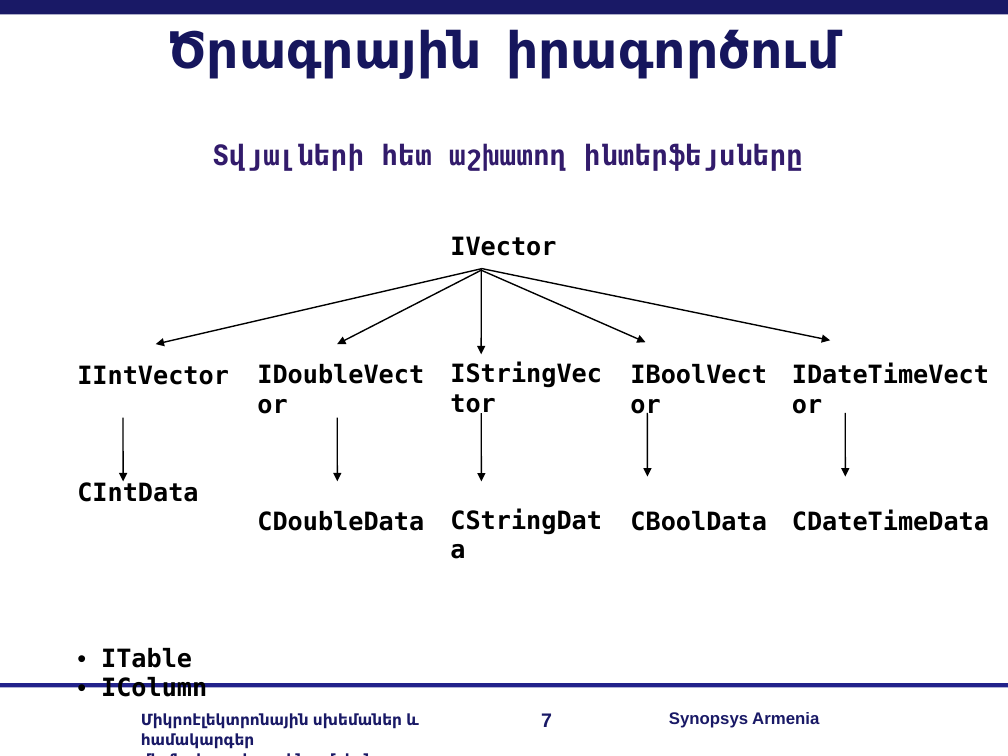
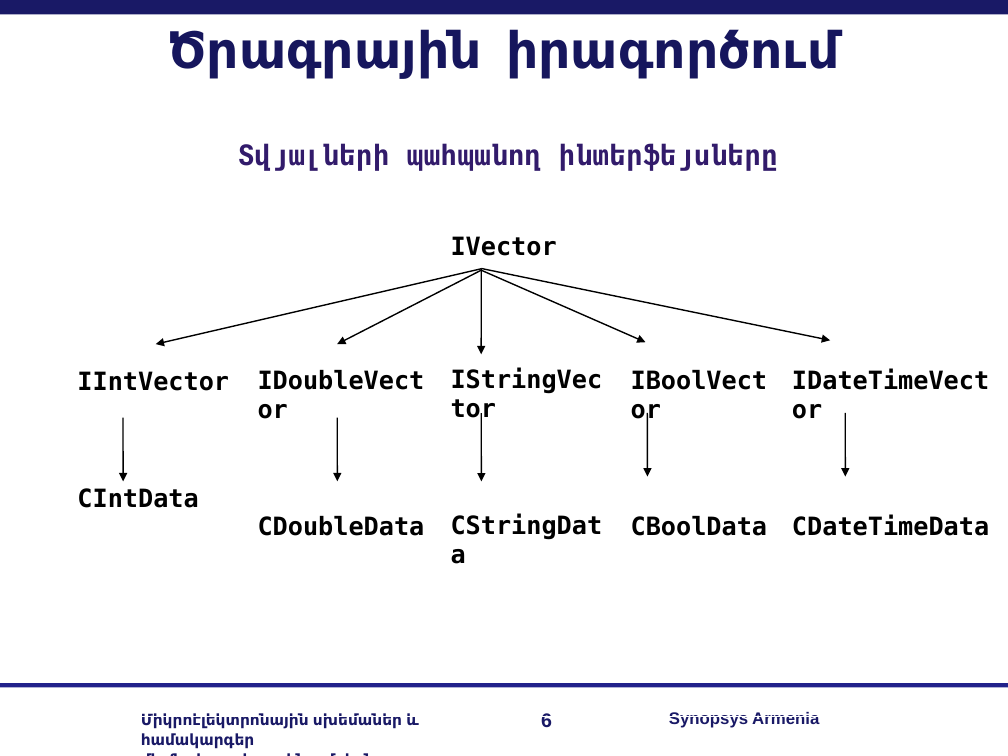
Before and after one commit to RazKarapetyan/Diploma_Final_Files, a slide deck: slide 6 of My Diploma/slides.ppt (slide 7 before the commit). Drawn at 1008x756 pixels with LibreOffice and Linux fonts; fonts in the diff are those of the drawing; background and template pictures are left out. Boxes give left, top, right and bottom in pixels: in the first picture for what was removed or moved away, otherwise in the second. Text is boxed around its words. In the diff, an @@ line names an element or a change of style, - is before the commit and + after.

```diff
--- a/My Diploma/slides.ppt
+++ b/My Diploma/slides.ppt
@@ text at bbox=[238, 143, 778, 171]: text changed @@
-Տվյալների հետ աշխատող ինտերֆեյսները
+Տվյալների պահպանող ինտերֆեյսները
@@ table at bbox=[68, 227, 1002, 686] @@
-row 3, column 1: ITable / IColumn
+row 3, column 1: 
@@ page number at bbox=[541, 713, 552, 728]: text changed @@
-7
+6
```
Also in this commit, not shown: 4 other slides changed, 2 slides added, 1 slide removed.
